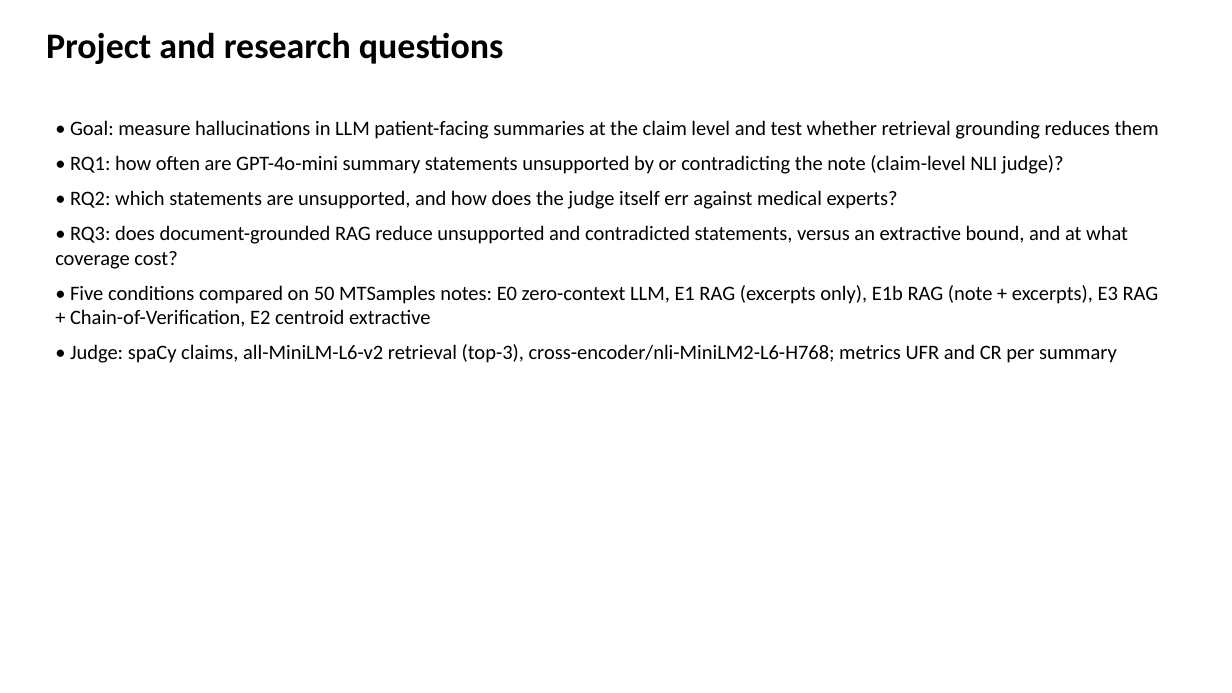
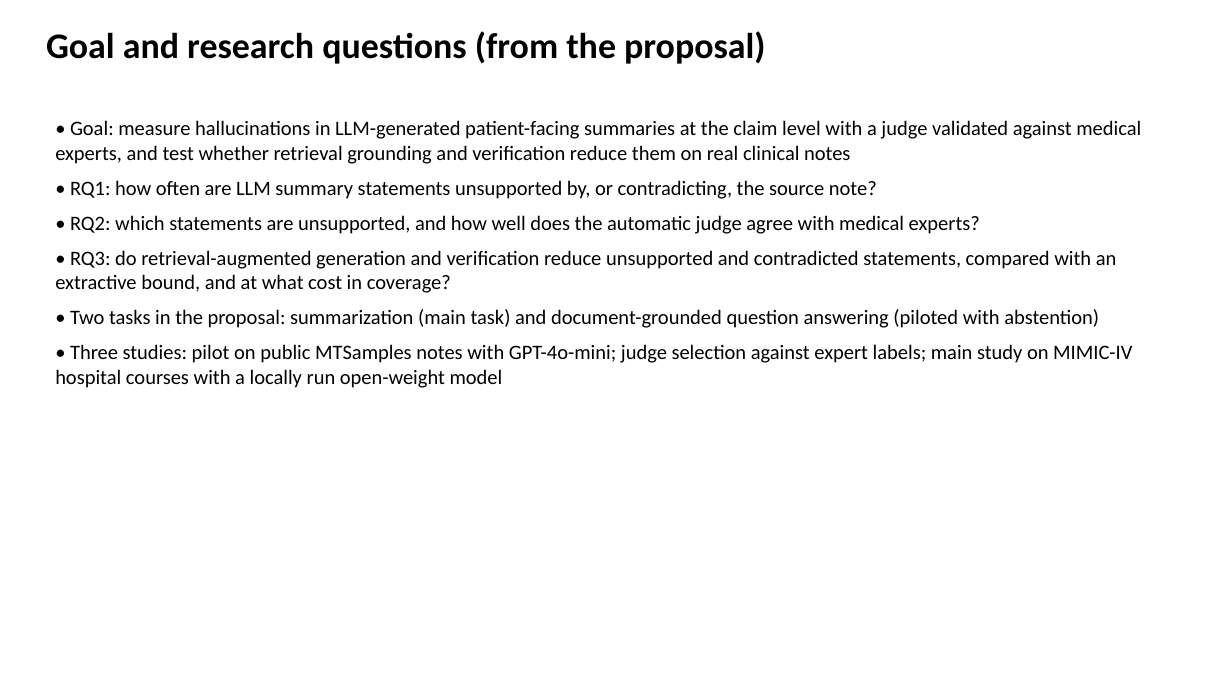
Before and after one commit to slay-a/medical-hallucination-eval, a slide deck: slide 2 of deliverables/Progress_Slides_Fall2026.pptx. Drawn at 1232x693 pixels with LibreOffice and Linux fonts; fonts in the diff are those of the drawing. Boxes give left, top, right and bottom in pixels: in the first picture for what was removed or moved away, otherwise in the second. Text is boxed around its words. In the diff, an @@ line names an element or a change of style, - is before the commit and + after.

```diff
--- a/deliverables/Progress_Slides_Fall2026.pptx
+++ b/deliverables/Progress_Slides_Fall2026.pptx
@@ text at (46, 31, 765, 64): text changed @@
-Project and research questions
+Goal and research questions (from the proposal)
@@ text at (55, 120, 1141, 388): text changed @@
-• Goal: measure hallucinations in LLM patient-facing summaries at the claim level and test whether retrieval grounding reduces them
-• RQ1: how often are GPT-4o-mini summary statements unsupported by or contradicting the note (claim-level NLI judge)?
-• RQ2: which statements are unsupported, and how does the judge itself err against medical experts?
-• RQ3: does document-grounded RAG reduce unsupported and contradicted statements, versus an extractive bound, and at what coverage cost?
-• Five conditions compared on 50 MTSamples notes: E0 zero-context LLM, E1 RAG (excerpts only), E1b RAG (note + excerpts), E3 RAG + Chain-of-Verification, E2 centroid extractive
-• Judge: spaCy claims, all-MiniLM-L6-v2 retrieval (top-3), cross-encoder/nli-MiniLM2-L6-H768; metrics UFR and CR per summary
+• Goal: measure hallucinations in LLM-generated patient-facing summaries at the claim level with a judge validated against medical experts, and test whether retrieval grounding and verification reduce them on real clinical notes
+• RQ1: how often are LLM summary statements unsupported by, or contradicting, the source note?
+• RQ2: which statements are unsupported, and how well does the automatic judge agree with medical experts?
+• RQ3: do retrieval-augmented generation and verification reduce unsupported and contradicted statements, compared with an extractive bound, and at what cost in coverage?
+• Two tasks in the proposal: summarization (main task) and document-grounded question answering (piloted with abstention)
+• Three studies: pilot on public MTSamples notes with GPT-4o-mini; judge selection against expert labels; main study on MIMIC-IV hospital courses with a locally run open-weight model
```
Also in this commit, not shown: 8 other slides changed, 4 slides added, 4 slides removed, 11 other files.
